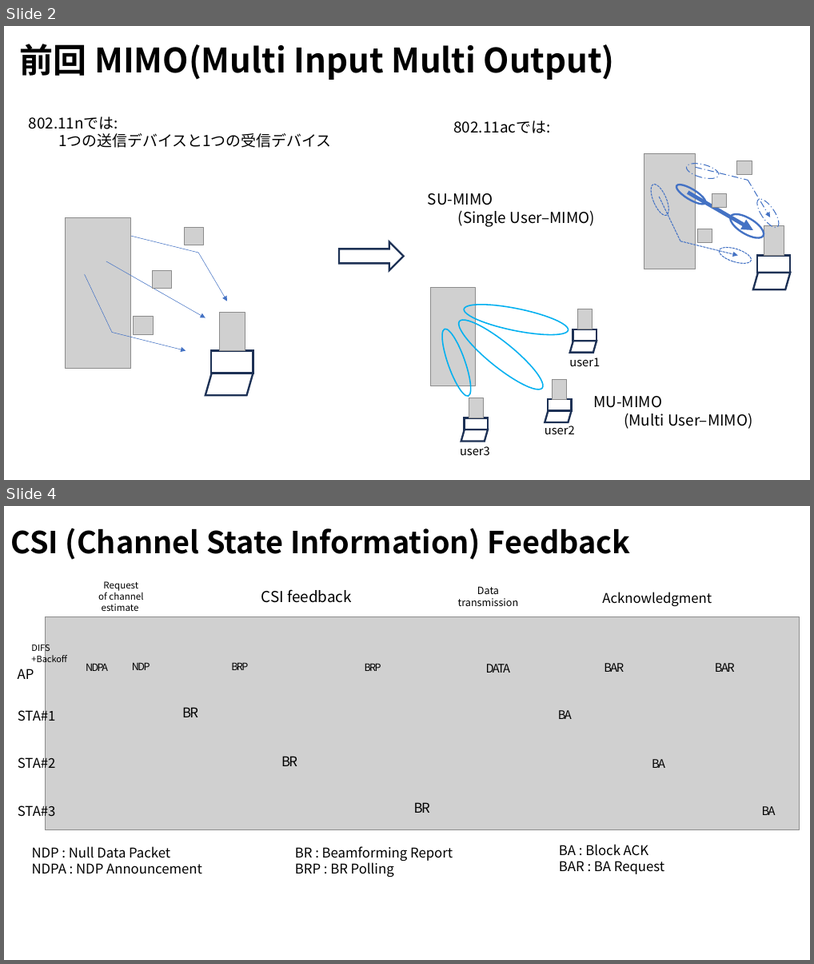
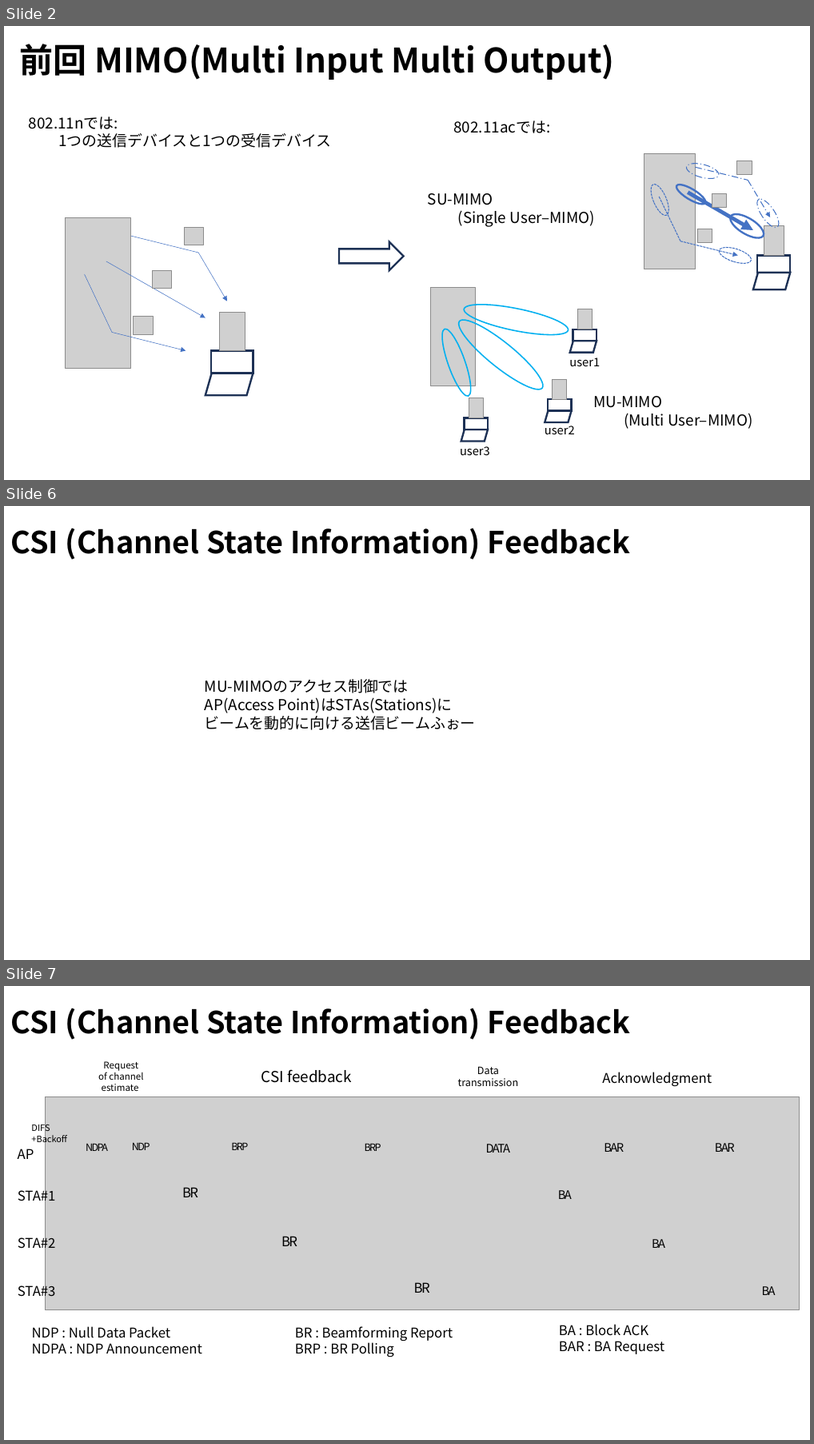
Before and after one commit to ryoww/seminar, a slide deck: MIMO/MU-MIMO.pptx. Shown one above the other, each under a label of ours: slides 2 and 4 before the commit, slides 2, 6 and 7 after it; the slides between them are not shown. The pictures are 814x964 and 814x1444 pixels, drawn with LibreOffice and Linux fonts; fonts in the diff are those of the drawing; grey boxes stand for pictures; background and template pictures are left out. Boxes give left, top, right and bottom in pixels: in the first picture for what was removed or moved away, otherwise in the second. Text is boxed around its words. In the diff, an @@ line names an element or a change of style, - is before the commit and + after.

```diff
--- a/MIMO/MU-MIMO.pptx
+++ b/MIMO/MU-MIMO.pptx
@@ slide 6 added at (4, 506, 810, 960), background #FFFFFF @@
@@ text added at (11, 528, 631, 560), 36 pt, text #000000, bold @@
+CSI (Channel State Information) Feedback
@@ text added at (205, 679, 476, 730), 18 pt, text #000000 @@
+MU-MIMOのアクセス制御ではAP(Access Point)はSTAs(Stations)にビームを動的に向ける送信ビームふぉー
@@ what was slide 4 is now slide 7 @@
```
Also in this commit, not shown: 1 slide changed, 2 other slides added, 1 slide removed, 9 other files.
